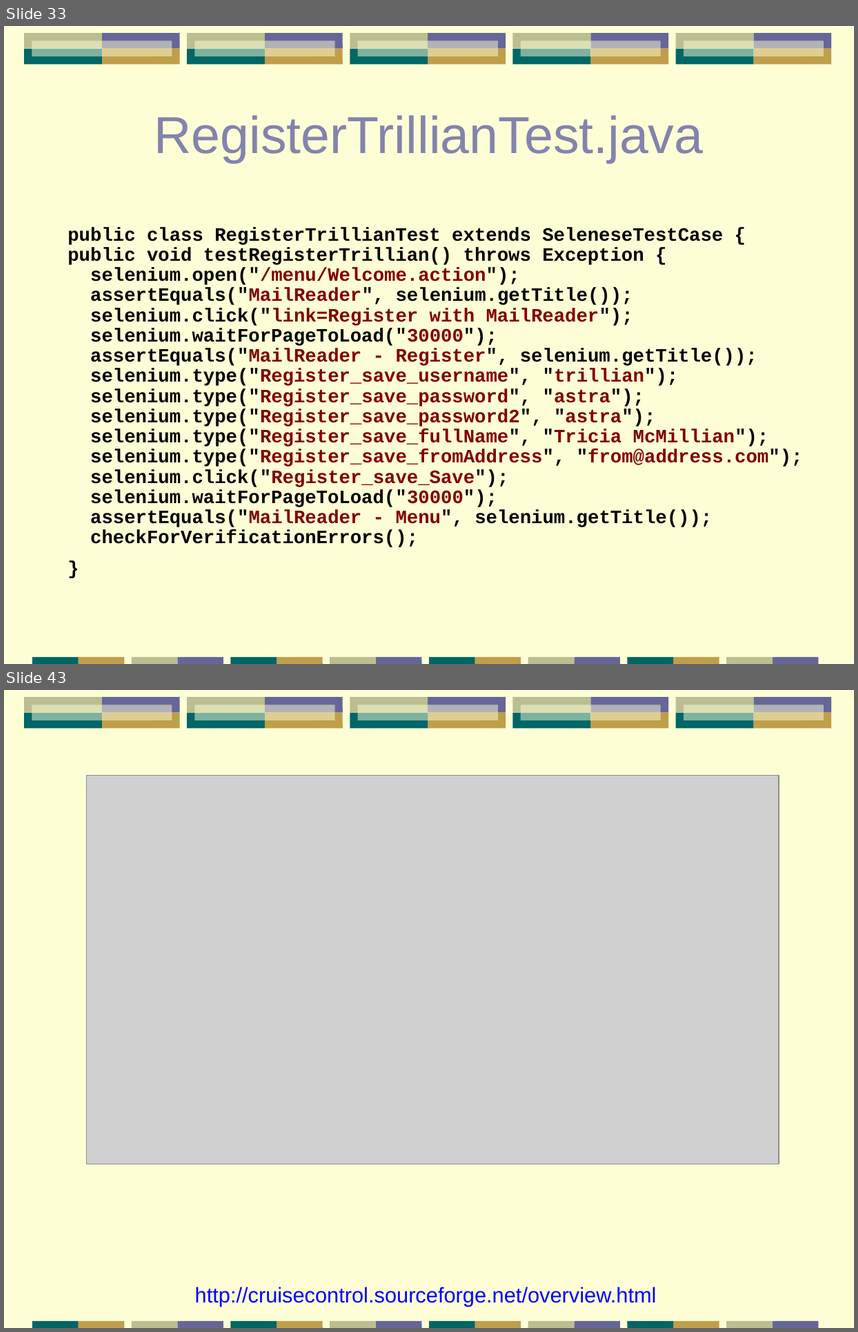
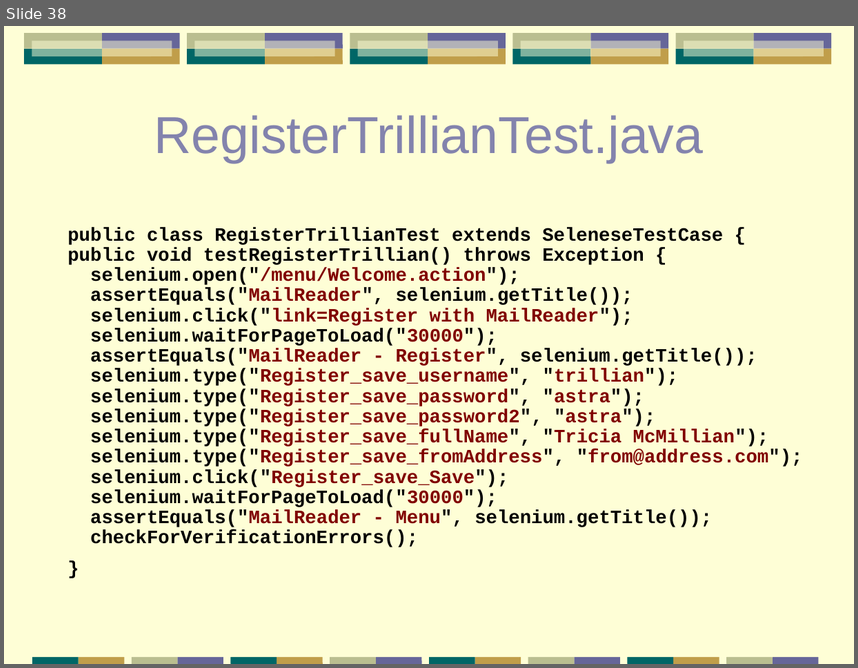
Before and after one commit to papuapost/yazaar, a slide deck: articles/testing-tools/testing-apps.ppt. Shown one above the other, each under a label of ours: slides 33 and 43 before the commit, slide 38 after it; the slides between them are not shown. The pictures are 858x1332 and 858x668 pixels, drawn with LibreOffice and Linux fonts; fonts in the diff are those of the drawing; grey boxes stand for pictures. Boxes give left, top, right and bottom in pixels: in the first picture for what was removed or moved away, otherwise in the second. Text is boxed around its words. In the diff, an @@ line names an element or a change of style, - is before the commit and + after.

```diff
--- a/articles/testing-tools/testing-apps.ppt
+++ b/articles/testing-tools/testing-apps.ppt
@@ slide 43 removed at [4, 690, 854, 1328], background #FEFED6; not listed: 41 template elements that a slide beside it also shows @@
@@ picture removed at [87, 775, 780, 1163] @@
@@ text removed at [195, 1286, 657, 1306] @@
-http://cruisecontrol.sourceforge.net/overview.html
@@ what was slide 33 is now slide 38 @@
```
Also in this commit, not shown: 21 slides changed, 12 slides added, 3 other slides removed, 1 other file.
